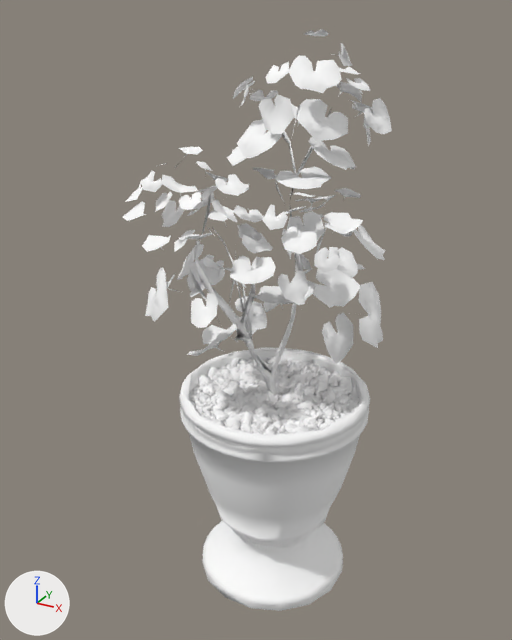
The glTF model homestead/public/models/potted_plant_01/lod.gltf as it was, and as the next commit left it.
Both versions are drawn from a camera (50 mm lens) standing at (0.695, -1.358, 1.377) and looking at (-0.072, 0.038, 0.679). The axes (+X, +Y, +Z) are drawn at lower left. The lights are the same throughout. The older version comes first. Where no turn or scale is listed for an object, it has been applied to the vertices. Vertices at exactly the same position are counted once.

In view in the first picture: 'potted_plant_01_leaves', 'potted_plant_01_pebbles', 'potted_plant_01_pot', 'potted_plant_01_stem'.
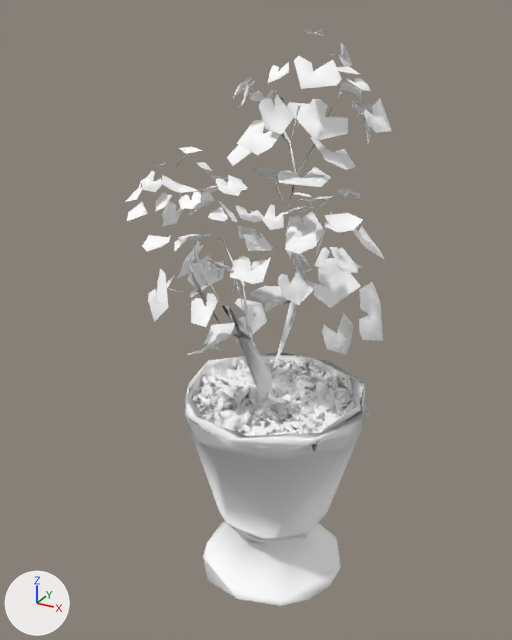
Changed parts and their boxes [x1, y1, x2, y2] in the pictures (512 x 640 px):
'potted_plant_01_leaves', reshaped: before [122, 29, 392, 364]; after [125, 29, 392, 355]
'potted_plant_01_pot', reshaped: before [179, 347, 370, 611]; after [184, 352, 369, 606]
'potted_plant_01_pebbles', reshaped: before [189, 356, 359, 436]; after [186, 358, 356, 452]
'potted_plant_01_stem', reshaped: before [189, 105, 332, 396]; after [189, 105, 332, 400]
part 1 of me_potted_plant_01_base_low, reshaped: before [195, 146, 313, 396]; after [195, 110, 331, 400]
part 2 of me_circle_008, cut back: before [189, 356, 359, 436]; after [204, 369, 345, 435]
part 3 of me_circle_002, deleted: before [179, 347, 370, 611]
part 4 of me_plane_070, cut back: before [122, 30, 392, 364]; after [178, 30, 373, 312]

What changed in the scene script:
```text
Change me_potted_plant_01_base_low:
    used by ob_potted_plant_01_stem; location = (0.0, 0.0, 0.0)
    remove me_potted_plant_01_base_low.from_pydata(...)  # 134 vertices, 197 faces; spans x -0.234..0.12, y -0.176..0.217, z 0.411..1.267
    add me_potted_plant_01_base_low.from_pydata(...)  # 93 vertices, 116 faces; spans x -0.222..0.12, y -0.176..0.217, z 0.411..1.267
    me_potted_plant_01_base_low part 1
    38 vertices are removed from x -0.12..0.119, y -0.152..0.169, z 0.412..1.147
    118 faces are deleted
    42 new faces join them
    other edits to the shape of me_potted_plant_01_base_low do not show in these pictures
Change me_circle_008:
    used by ob_potted_plant_01_pebbles; location = (0.0, 0.0, -0.014)
    remove me_circle_008.from_pydata(...)  # 5832 vertices, 9594 faces; spans x -0.219..0.212, y -0.213..0.218, z 0.482..0.544
    add me_circle_008.from_pydata(...)  # 2401 vertices, 2525 faces; spans x -0.211..0.209, y -0.213..0.216, z 0.483..0.541
    me_circle_008 part 2: 3404 vertices removed from x -0.219..0.212, y -0.21..0.218, z 0.482..0.544; 19 vertices added at x -0.129..0.182, y -0.186..0.176, z 0.498..0.53
    other edits to the shape of me_circle_008 do not show in these pictures
Change me_circle_002:
    used by ob_potted_plant_01_pot; location = (0.0, 0.0, 0.0)
    remove me_circle_002.from_pydata(...)  # 648 vertices, 1292 faces; spans x -0.233..0.233, y -0.233..0.233, z 0.0..0.531
    add me_circle_002.from_pydata(...)  # 139 vertices, 274 faces; spans x -0.223..0.233, y -0.228..0.228, z 0.001..0.53
    me_circle_002 part 3: 509 vertices removed from x -0.233..0.232, y -0.233..0.233, z 0.0..0.531
Change me_plane_070:
    used by ob_potted_plant_01_leaves; location = (0.0, 0.0, 0.0)
    remove me_plane_070.from_pydata(...)  # 3405 vertices, 4852 faces; spans x -0.338..0.249, y -0.268..0.364, z 0.589..1.336
    add me_plane_070.from_pydata(...)  # 2905 vertices, 4213 faces; spans x -0.338..0.241, y -0.268..0.364, z 0.589..1.336
    me_plane_070 part 4: 2 vertices moved from x -0.119..-0.105, y -0.208..-0.172, z 0.947..1.032 to x -0.121..-0.103, y -0.205..-0.169, z 0.948..1.036; 519 vertices removed from x -0.33..0.249, y -0.262..0.347, z 0.599..1.327; 19 vertices added at x -0.305..0.206, y -0.226..0.268, z 0.652..1.334
```
